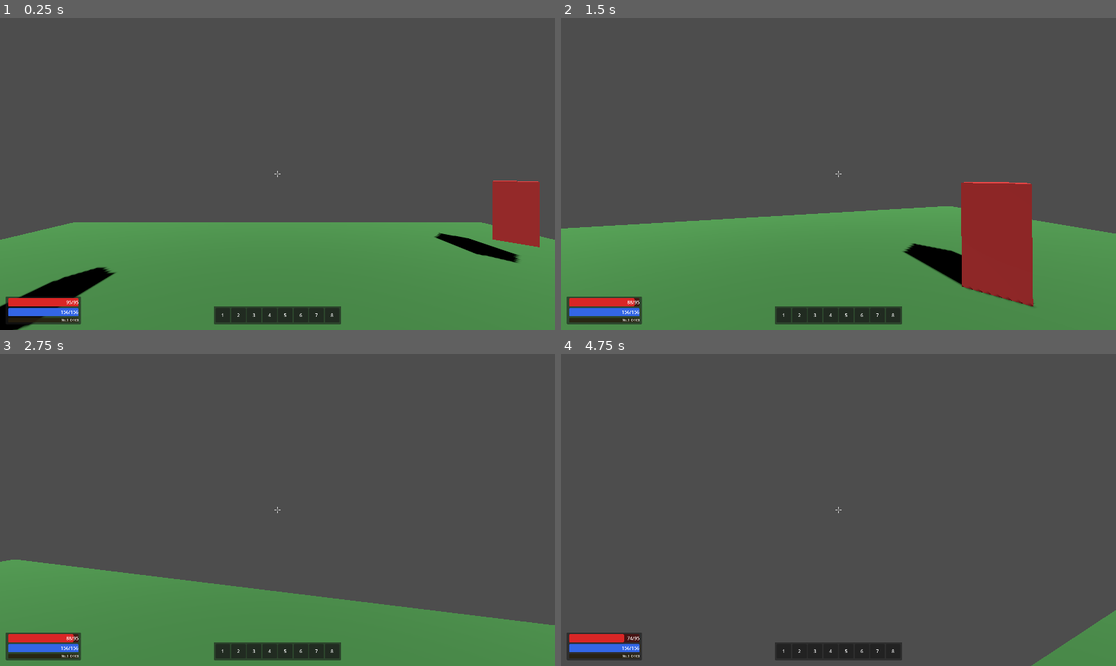
Above: before the commit, frames 1-4 (two rows, left to right).
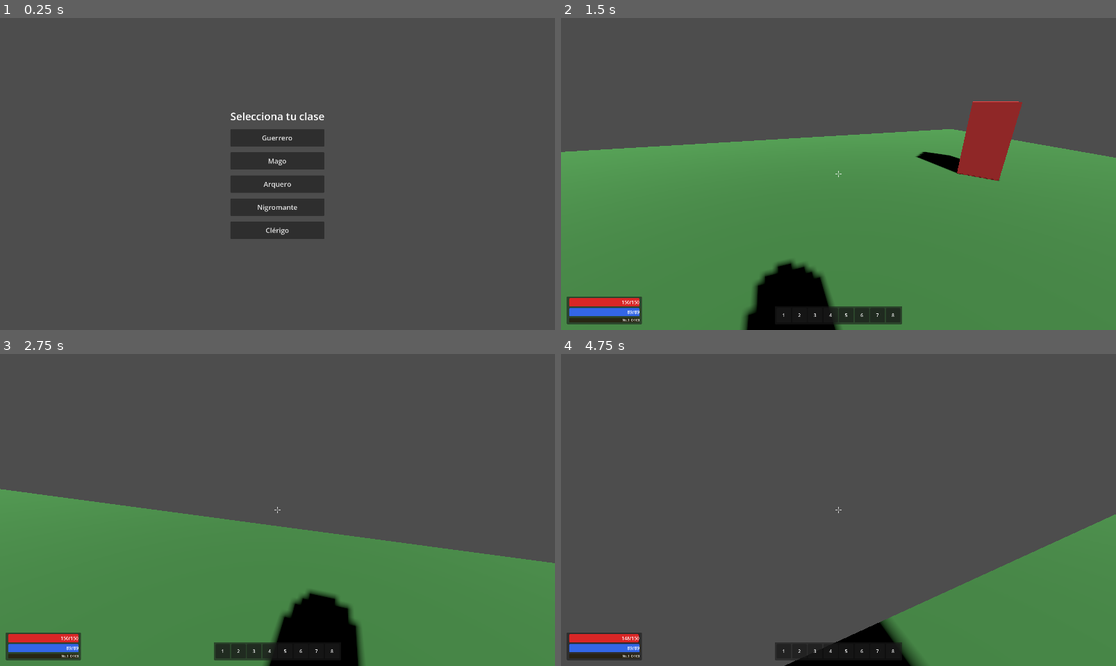
Above: after the commit, the same moments.

Repository: Jouyancito/another-game-of-dungeon
Game: Godot game, scene res://scenes/ui/class_selector.tscn
The game is run twice, just before and just after one commit, with the same random seed, the same clock (stepped at 60 frames per second) and the same inputs. Before the commit the project starts from res://scenes/main/main.tscn.
Inputs (mouse positions are in pixels of both pictures, inside the frame that each line leads up to):
- Up to frame 1 (0.25 s): no input
- Up to frame 2 (1.5 s): click (838, 136) at 0.5 s, where only the run after the commit has a clickable "Guerrero"; tap Enter at 1.25 s; move the mouse to (866, 174) at 1.27 s; hold W (move_forward) from 1.28 s (still down); tap R at 1.35 s; click (866, 174) at 1.42 s
- Up to frame 3 (2.75 s): keep holding W (move_forward); tap Space (jump) at 1.52, 2.27 s; move the mouse to (249, 510) at 2.02 s; tap Ctrl at 2.1 s; click (249, 510) at 2.17 s
- Up to frame 4 (4.75 s): keep holding W (move_forward); move the mouse to (849, 503) at 2.77 s; hold Shift 2.78-3.53 s; click (849, 503) at 2.92 s; tap Space (jump) at 3.5, 3.77, 4.52 s; move the mouse to (832, 516) at 3.52 s; tap R at 3.6 s; click (832, 516) at 3.67 s; move the mouse to (877, 513) at 4.27 s; hold Ctrl from 4.28 s (still down); click (877, 513) at 4.42 s

The runs differ from the first frame. In frame 1, 39% of the frame differs, in the area x 0-100%, y 30-100%; in frame 2, 32%; in frame 3, 24%; in frame 4, 13%.

Commit message:
feat: add archer, necromancer, cleric classes and class selector

Diff:
--- a/game/project.godot
+++ b/game/project.godot
@@ -15,7 +15,7 @@
 [application]
 
 config/name="Another Game of Dungeon"
-run/main_scene="res://scenes/main/main.tscn"
+run/main_scene="res://scenes/ui/class_selector.tscn"
 config/features=PackedStringArray("4.6")
 
 [display]
@@ -52,6 +52,10 @@
 ]
 }
 
+[autoload]
+
+GameManager="*res://scripts/game_manager.gd"
+
 [layer_names]
 
 3d_physics/layer_1="World"
--- /dev/null
+++ b/game/scenes/main/main.gd
@@ -0,0 +1,11 @@
+extends Node3D
+
+func _ready() -> void:
+	var class_path = GameManager.selected_class_scene
+	var scene: PackedScene = load(class_path)
+	if scene == null:
+		push_error("main.gd: no se pudo cargar la escena de clase: " + class_path)
+		return
+	var player = scene.instantiate()
+	player.position = Vector3(0, 2, 0)
+	add_child(player)
--- a/game/scenes/main/main.tscn
+++ b/game/scenes/main/main.tscn
@@ -1,6 +1,6 @@
 [gd_scene format=3 uid="uid://main001"]
 
-[ext_resource type="PackedScene" path="res://scenes/player/mage.tscn" id="1_mage"]
+[ext_resource type="Script" path="res://scenes/main/main.gd" id="1_main"]
 [ext_resource type="PackedScene" uid="uid://enemy001" path="res://scenes/enemy/enemy_basic.tscn" id="2_enemy"]
 [ext_resource type="PackedScene" uid="uid://hud001" path="res://scenes/hud/hud.tscn" id="3_hud"]
 
@@ -26,9 +26,7 @@
 size = Vector3(0.2, 4, 20)
 
 [node name="Main" type="Node3D" unique_id=1319146064]
-
-[node name="Mage" parent="." unique_id=1680341458 instance=ExtResource("1_mage")]
-transform = Transform3D(1, 0, 0, 0, 1, 0, 0, 0, 1, 0, 2, 0)
+script = ExtResource("1_main")
 
 [node name="Floor" type="StaticBody3D" parent="." unique_id=1504019187]
 
--- /dev/null
+++ b/game/scenes/player/archer.gd
@@ -0,0 +1,91 @@
+extends BasePlayer
+
+# Combate — click: flecha rápida, mantener: flecha cargada (2.5x daño, 1s de carga)
+@export var base_arrow_damage := 20.0
+@export var charge_time := 1.0
+
+# Estado de carga
+var is_charging := false
+
+# Referencia al proyectil
+var arrow_scene: PackedScene = preload("res://scenes/projectile/arrow_projectile.tscn")
+
+func _on_class_ready() -> void:
+	speed = 5.5
+	sprint_speed = 9.0
+	crouch_speed = 2.5
+	str_stat = 5
+	int_stat = 3
+	dex_stat = 12
+	def_stat = 5
+	vit_stat = 7
+	res_fire = 0.0
+	res_ice = 0.0
+	res_lightning = 0.0
+	base_health = 85.0
+	base_mana = 70.0
+	attack_range = 20.0
+	heavy_cooldown = 0.7
+	recalculate_stats()
+	health = max_health
+	mana = max_mana
+
+func _on_attack_pressed() -> void:
+	is_holding_attack = false
+	is_charging = false
+	_attack_arrow()
+
+func _on_attack_released() -> void:
+	is_holding_attack = false
+	is_charging = false
+
+func _attack_arrow() -> void:
+	if not can_attack:
+		return
+	can_attack = false
+
+	_fire_arrow(base_arrow_damage)
+
+	await get_tree().create_timer(heavy_cooldown).timeout
+	if not is_instance_valid(self) or is_dead:
+		return
+	can_attack = true
+
+	# Si sigue manteniendo, iniciar bucle de flecha cargada
+	if Input.is_mouse_button_pressed(MOUSE_BUTTON_LEFT) and Input.mouse_mode == Input.MOUSE_MODE_CAPTURED:
+		is_holding_attack = true
+		_charge_loop()
+
+func _charge_loop() -> void:
+	while is_holding_attack and not is_dead:
+		is_charging = true
+
+		# Esperar el tiempo de carga o soltar el botón
+		var timer = get_tree().create_timer(charge_time)
+		await timer.timeout
+		if not is_instance_valid(self) or is_dead:
+			is_charging = false
+			return
+
+		# Solo dispara si aún mantiene y sigue cargando
+		if is_charging and is_holding_attack:
+			_fire_arrow(base_arrow_damage * 2.5)
+			is_charging = false
+
+			# Cooldown antes de poder volver a cargar
+			can_attack = false
+			await get_tree().create_timer(heavy_cooldown).timeout
+			if not is_instance_valid(self) or is_dead:
+				return
+			can_attack = true
+
+		if not Input.is_mouse_button_pressed(MOUSE_BUTTON_LEFT):
+			is_holding_attack = false
+
+func _fire_arrow(dmg: float) -> void:
+	var arrow = arrow_scene.instantiate()
+	arrow.damage = get_dex_damage(dmg)
+	var spawn_pos = camera.global_position + (-camera.global_basis.z) * 0.8
+	arrow.global_position = spawn_pos
+	arrow.direction = -camera.global_basis.z
+	get_tree().current_scene.add_child(arrow)
--- /dev/null
+++ b/game/scenes/player/archer.tscn
@@ -0,0 +1,29 @@
+[gd_scene format=3 uid="uid://archer001"]
+
+[ext_resource type="Script" path="res://scenes/player/archer.gd" id="1_archer"]
+
+[sub_resource type="CapsuleShape3D" id="CapsuleShape3D_001"]
+radius = 0.35
+height = 1.8
+
+[sub_resource type="CapsuleMesh" id="CapsuleMesh_001"]
+radius = 0.35
+height = 1.8
+
+[sub_resource type="StandardMaterial3D" id="StandardMaterial3D_001"]
+albedo_color = Color(0.2, 0.6, 0.3, 1)
+
+[node name="Archer" type="CharacterBody3D" groups=["player"]]
+script = ExtResource("1_archer")
+
+[node name="CollisionShape3D" type="CollisionShape3D" parent="."]
+shape = SubResource("CapsuleShape3D_001")
+
+[node name="MeshInstance3D" type="MeshInstance3D" parent="."]
+mesh = SubResource("CapsuleMesh_001")
+material_override = SubResource("StandardMaterial3D_001")
+
+[node name="Head" type="Node3D" parent="."]
+transform = Transform3D(1, 0, 0, 0, 1, 0, 0, 0, 1, 0, 0.8, 0)
+
+[node name="Camera3D" type="Camera3D" parent="Head"]
--- a/game/scenes/player/base_player.gd
+++ b/game/scenes/player/base_player.gd
@@ -86,6 +86,9 @@
 
 func get_magic_damage(base_dmg: float) -> float:
 	return base_dmg + (int_stat * 2)
+
+func get_dex_damage(base_dmg: float) -> float:
+	return base_dmg + (dex_stat * 2)
 
 func apply_physical_defense(raw_damage: float) -> float:
 	return maxf(raw_damage - def_stat, 1.0)
--- /dev/null
+++ b/game/scenes/player/cleric.gd
@@ -0,0 +1,129 @@
+extends BasePlayer
+
+# Combate — click: maza (melee físico), mantener: Smite Divino (mágico, raycast)
+@export var base_heavy_damage := 25.0
+@export var base_smite_damage := 40.0
+@export var smite_mana_cost := 15.0
+@export var smite_cooldown := 1.2
+@export var smite_range := 12.0
+
+# Estado del smite
+var smite_ready := true
+
+func _on_class_ready() -> void:
+	speed = 4.5
+	sprint_speed = 7.0
+	crouch_speed = 2.0
+	str_stat = 8
+	int_stat = 6
+	dex_stat = 4
+	def_stat = 8
+	vit_stat = 9
+	res_fire = 0.0
+	res_ice = 0.0
+	res_lightning = 0.0
+	base_health = 95.0
+	base_mana = 100.0
+	attack_range = 3.0
+	heavy_cooldown = 0.5
+	recalculate_stats()
+	health = max_health
+	mana = max_mana
+
+func _on_attack_pressed() -> void:
+	is_holding_attack = false
+	_attack_mace()
+
+func _on_attack_released() -> void:
+	is_holding_attack = false
+
+func _attack_mace() -> void:
+	if not can_attack:
+		return
+	can_attack = false
+
+	_do_mace_hit()
+
+	await get_tree().create_timer(heavy_cooldown).timeout
+	if not is_instance_valid(self) or is_dead:
+		return
+	can_attack = true
+
+	# Si sigue manteniendo, usar Smite Divino (repetible mientras mantenga)
+	if Input.is_mouse_button_pressed(MOUSE_BUTTON_LEFT) and Input.mouse_mode == Input.MOUSE_MODE_CAPTURED:
+		is_holding_attack = true
+		_smite_loop()
+
+func _smite_loop() -> void:
+	while is_holding_attack and not is_dead:
+		if not smite_ready:
+			await get_tree().process_frame
+			if not is_instance_valid(self) or is_dead:
+				return
+			continue
+
+		if mana < smite_mana_cost:
+			# Sin maná, salir del loop
+			is_holding_attack = false
+			return
+
+		_do_smite()
+
+		smite_ready = false
+		await get_tree().create_timer(smite_cooldown).timeout
+		if not is_instance_valid(self) or is_dead:
+			return
+		smite_ready = true
+
+		if not Input.is_mouse_button_pressed(MOUSE_BUTTON_LEFT):
+			is_holding_attack = false
+
+func _do_mace_hit() -> void:
+	var space_state = get_world_3d().direct_space_state
+	var from = camera.global_position
+	var to = from + (-camera.global_basis.z) * attack_range
+	var query = PhysicsRayQueryParameters3D.create(from, to)
+	query.exclude = [get_rid()]
+	var result = space_state.intersect_ray(query)
+	if result and result.collider.is_in_group("enemies") and result.collider.has_method("take_damage"):
+		result.collider.take_damage(get_physical_damage(base_heavy_damage))
+
+func _do_smite() -> void:
+	use_mana(smite_mana_cost)
+
+	var space_state = get_world_3d().direct_space_state
+	var from = camera.global_position
+	var to = from + (-camera.global_basis.z) * smite_range
+	var query = PhysicsRayQueryParameters3D.create(from, to)
+	query.exclude = [get_rid()]
+	var result = space_state.intersect_ray(query)
+
+	if result and result.collider.is_in_group("enemies") and result.collider.has_method("take_damage"):
+		result.collider.take_damage(get_magic_damage(base_smite_damage))
+		_spawn_light_pillar(result.position)
+
+func _spawn_light_pillar(pos: Vector3) -> void:
+	# Efecto visual: pilar de luz dorada temporal
+	var pillar = MeshInstance3D.new()
+	var mesh = CylinderMesh.new()
+	mesh.top_radius = 0.3
+	mesh.bottom_radius = 0.3
+	mesh.height = 4.0
+	pillar.mesh = mesh
+
+	var mat = StandardMaterial3D.new()
+	mat.albedo_color = Color(1.0, 0.9, 0.3, 0.6)
+	mat.emission_enabled = true
+	mat.emission = Color(1.0, 0.8, 0.2)
+	mat.emission_energy_multiplier = 4.0
+	mat.transparency = BaseMaterial3D.TRANSPARENCY_ALPHA
+	mat.shading_mode = BaseMaterial3D.SHADING_MODE_UNSHADED
+	pillar.material_override = mat
+
+	pillar.global_position = pos + Vector3(0, 2.0, 0)
+	get_tree().current_scene.add_child(pillar)
+
+	# Desaparecer tras 0.4 segundos
+	await get_tree().create_timer(0.4).timeout
+	if is_instance_valid(pillar):
+		pillar.queue_free()
--- /dev/null
+++ b/game/scenes/player/cleric.tscn
@@ -0,0 +1,29 @@
+[gd_scene format=3 uid="uid://cleric001"]
+
+[ext_resource type="Script" path="res://scenes/player/cleric.gd" id="1_cleric"]
+
+[sub_resource type="CapsuleShape3D" id="CapsuleShape3D_001"]
+radius = 0.35
+height = 1.8
+
+[sub_resource type="CapsuleMesh" id="CapsuleMesh_001"]
+radius = 0.35
+height = 1.8
+
+[sub_resource type="StandardMaterial3D" id="StandardMaterial3D_001"]
+albedo_color = Color(0.8, 0.7, 0.2, 1)
+
+[node name="Cleric" type="CharacterBody3D" groups=["player"]]
+script = ExtResource("1_cleric")
+
+[node name="CollisionShape3D" type="CollisionShape3D" parent="."]
+shape = SubResource("CapsuleShape3D_001")
+
+[node name="MeshInstance3D" type="MeshInstance3D" parent="."]
+mesh = SubResource("CapsuleMesh_001")
+material_override = SubResource("StandardMaterial3D_001")
+
+[node name="Head" type="Node3D" parent="."]
+transform = Transform3D(1, 0, 0, 0, 1, 0, 0, 0, 1, 0, 0.8, 0)
+
+[node name="Camera3D" type="Camera3D" parent="Head"]
--- /dev/null
+++ b/game/scenes/player/necromancer.gd
@@ -0,0 +1,129 @@
+extends BasePlayer
+
+# Combate — click: orbe oscuro, mantener: drenar vida (daño + cura al necro)
+@export var base_orb_damage := 22.0
+@export var base_drain_damage := 6.0
+@export var drain_mana_cost := 2.5
+@export var drain_tick := 0.15
+@export var drain_range := 12.0
+@export var heavy_cooldown_orb := 0.9
+
+# Estado del drenaje
+var is_draining := false
+var drain_line: MeshInstance3D = null
+
+# Referencia al proyectil
+var orb_scene: PackedScene = preload("res://scenes/projectile/necro_projectile.tscn")
+
+func _on_class_ready() -> void:
+	speed = 4.5
+	sprint_speed = 7.0
+	crouch_speed = 2.0
+	str_stat = 3
+	int_stat = 10
+	dex_stat = 4
+	def_stat = 4
+	vit_stat = 6
+	res_fire = 0.0
+	res_ice = 0.0
+	res_lightning = 0.0
+	base_health = 80.0
+	base_mana = 110.0
+	attack_range = 15.0
+	heavy_cooldown = heavy_cooldown_orb
+	recalculate_stats()
+	health = max_health
+	mana = max_mana
+
+func _on_attack_pressed() -> void:
+	is_holding_attack = false
+	_stop_drain()
+	_attack_orb()
+
+func _on_attack_released() -> void:
+	is_holding_attack = false
+	_stop_drain()
+
+func _attack_orb() -> void:
+	if not can_attack:
+		return
+	can_attack = false
+
+	var orb = orb_scene.instantiate()
+	orb.damage = get_magic_damage(base_orb_damage)
+	var spawn_pos = camera.global_position + (-camera.global_basis.z) * 0.8
+	orb.global_position = spawn_pos
+	orb.direction = -camera.global_basis.z
+	get_tree().current_scene.add_child(orb)
+
+	await get_tree().create_timer(heavy_cooldown).timeout
+	if not is_instance_valid(self) or is_dead:
+		return
+	can_attack = true
+
+	# Si sigue manteniendo, activar drenaje canalizado
+	if Input.is_mouse_button_pressed(MOUSE_BUTTON_LEFT) and Input.mouse_mode == Input.MOUSE_MODE_CAPTURED:
+		is_holding_attack = true
+		is_draining = true
+		_start_drain()
+		_channel_drain()
+
+func _start_drain() -> void:
+	if drain_line != null:
+		return
+	drain_line = MeshInstance3D.new()
+	var mesh = ImmediateMesh.new()
+	drain_line.mesh = mesh
+	var mat = StandardMaterial3D.new()
+	mat.albedo_color = Color(0.5, 0.0, 0.6, 0.8)
+	mat.emission_enabled = true
+	mat.emission = Color(0.4, 0.0, 0.5)
+	mat.emission_energy_multiplier = 3.0
+	mat.transparency = BaseMaterial3D.TRANSPARENCY_ALPHA
+	mat.shading_mode = BaseMaterial3D.SHADING_MODE_UNSHADED
+	drain_line.material_override = mat
+	add_child(drain_line)
+
+func _stop_drain() -> void:
+	is_draining = false
+	if is_instance_valid(drain_line):
+		drain_line.queue_free()
+	drain_line = null
+
+func _channel_drain() -> void:
+	while is_draining and is_holding_attack and not is_dead:
+		if not use_mana(drain_mana_cost):
+			_stop_drain()
+			return
+
+		var space_state = get_world_3d().direct_space_state
+		var from = camera.global_position
+		var to = from + (-camera.global_basis.z) * drain_range
+		var query = PhysicsRayQueryParameters3D.create(from, to)
+		query.exclude = [get_rid()]
+		var result = space_state.intersect_ray(query)
+
+		var end_point = to
+		if result:
+			end_point = result.position
+			if result.collider.is_in_group("enemies") and result.collider.has_method("take_damage"):
+				var dmg = get_magic_damage(base_drain_damage)
+				result.collider.take_damage(dmg)
+				# Curar al necromante un 50% del daño aplicado
+				heal(dmg * 0.5)
+
+		# Dibujar el rayo visual
+		if is_instance_valid(drain_line) and drain_line.mesh is ImmediateMesh:
+			var im: ImmediateMesh = drain_line.mesh
+			im.clear_surfaces()
+			im.surface_begin(Mesh.PRIMITIVE_LINES)
+			im.surface_add_vertex(drain_line.to_local(from))
+			im.surface_add_vertex(drain_line.to_local(end_point))
+			im.surface_end()
+
+		await get_tree().create_timer(drain_tick).timeout
+		if not is_instance_valid(self) or is_dead:
+			_stop_drain()
+			return
+
+	_stop_drain()
--- /dev/null
+++ b/game/scenes/player/necromancer.tscn
@@ -0,0 +1,29 @@
+[gd_scene format=3 uid="uid://necro001"]
+
+[ext_resource type="Script" path="res://scenes/player/necromancer.gd" id="1_necro"]
+
+[sub_resource type="CapsuleShape3D" id="CapsuleShape3D_001"]
+radius = 0.35
+height = 1.8
+
+[sub_resource type="CapsuleMesh" id="CapsuleMesh_001"]
+radius = 0.35
+height = 1.8
+
+[sub_resource type="StandardMaterial3D" id="StandardMaterial3D_001"]
+albedo_color = Color(0.4, 0.1, 0.5, 1)
+
+[node name="Necromancer" type="CharacterBody3D" groups=["player"]]
+script = ExtResource("1_necro")
+
+[node name="CollisionShape3D" type="CollisionShape3D" parent="."]
+shape = SubResource("CapsuleShape3D_001")
+
+[node name="MeshInstance3D" type="MeshInstance3D" parent="."]
+mesh = SubResource("CapsuleMesh_001")
+material_override = SubResource("StandardMaterial3D_001")
+
+[node name="Head" type="Node3D" parent="."]
+transform = Transform3D(1, 0, 0, 0, 1, 0, 0, 0, 1, 0, 0.8, 0)
+
+[node name="Camera3D" type="Camera3D" parent="Head"]
--- /dev/null
+++ b/game/scenes/projectile/arrow_projectile.gd
@@ -0,0 +1,26 @@
+extends Area3D
+
+@export var speed := 30.0
+@export var damage := 20.0
+@export var max_range := 25.0
+
+var direction := Vector3.FORWARD
+var distance_traveled := 0.0
+
+func _ready() -> void:
+	body_entered.connect(_on_body_entered)
+
+func _physics_process(delta: float) -> void:
+	var movement = direction * speed * delta
+	global_position += movement
+	distance_traveled += movement.length()
+
+	if distance_traveled >= max_range:
+		queue_free()
+
+func _on_body_entered(body: Node3D) -> void:
+	if not is_instance_valid(self):
+		return
+	if body.is_in_group("enemies") and body.has_method("take_damage"):
+		body.take_damage(damage)
+	queue_free()
--- /dev/null
+++ b/game/scenes/projectile/arrow_projectile.tscn
@@ -0,0 +1,29 @@
+[gd_scene load_steps=4 format=3 uid="uid://arrowproj001"]
+
+[ext_resource type="Script" path="res://scenes/projectile/arrow_projectile.gd" id="1_proj"]
+
+[sub_resource type="CylinderShape3D" id="CylinderShape3D_001"]
+radius = 0.03
+height = 0.4
+
+[sub_resource type="CylinderMesh" id="CylinderMesh_001"]
+top_radius = 0.03
+bottom_radius = 0.03
+height = 0.4
+
+[sub_resource type="StandardMaterial3D" id="StandardMaterial3D_001"]
+albedo_color = Color(0.6, 0.4, 0.2, 1)
+
+[node name="ArrowProjectile" type="Area3D"]
+collision_layer = 0
+collision_mask = 5
+script = ExtResource("1_proj")
+
+[node name="CollisionShape3D" type="CollisionShape3D" parent="."]
+transform = Transform3D(1, 0, 0, 0, 0, 1, 0, -1, 0, 0, 0, 0)
+shape = SubResource("CylinderShape3D_001")
+
+[node name="MeshInstance3D" type="MeshInstance3D" parent="."]
+transform = Transform3D(1, 0, 0, 0, 0, 1, 0, -1, 0, 0, 0, 0)
+mesh = SubResource("CylinderMesh_001")
+material_override = SubResource("StandardMaterial3D_001")
--- /dev/null
+++ b/game/scenes/projectile/necro_projectile.gd
@@ -0,0 +1,26 @@
+extends Area3D
+
+@export var speed := 18.0
+@export var damage := 20.0
+@export var max_range := 15.0
+
+var direction := Vector3.FORWARD
+var distance_traveled := 0.0
+
+func _ready() -> void:
+	body_entered.connect(_on_body_entered)
+
+func _physics_process(delta: float) -> void:
+	var movement = direction * speed * delta
+	global_position += movement
+	distance_traveled += movement.length()
+
+	if distance_traveled >= max_range:
+		queue_free()
+
+func _on_body_entered(body: Node3D) -> void:
+	if not is_instance_valid(self):
+		return
+	if body.is_in_group("enemies") and body.has_method("take_damage"):
+		body.take_damage(damage)
+	queue_free()
--- /dev/null
+++ b/game/scenes/projectile/necro_projectile.tscn
@@ -0,0 +1,28 @@
+[gd_scene load_steps=4 format=3 uid="uid://necroproj001"]
+
+[ext_resource type="Script" path="res://scenes/projectile/necro_projectile.gd" id="1_proj"]
+
+[sub_resource type="SphereShape3D" id="SphereShape3D_001"]
+radius = 0.12
+
+[sub_resource type="SphereMesh" id="SphereMesh_001"]
+radius = 0.12
+height = 0.24
+
+[sub_resource type="StandardMaterial3D" id="StandardMaterial3D_001"]
+albedo_color = Color(0.3, 0.0, 0.3, 1)
+emission_enabled = true
+emission = Color(0.2, 0.8, 0.2)
+emission_energy_multiplier = 2.0
+
+[node name="NecroProjectile" type="Area3D"]
+collision_layer = 0
+collision_mask = 5
+script = ExtResource("1_proj")
+
+[node name="CollisionShape3D" type="CollisionShape3D" parent="."]
+shape = SubResource("SphereShape3D_001")
+
+[node name="MeshInstance3D" type="MeshInstance3D" parent="."]
+mesh = SubResource("SphereMesh_001")
+material_override = SubResource("StandardMaterial3D_001")
--- /dev/null
+++ b/game/scenes/ui/class_selector.gd
@@ -0,0 +1,28 @@
+extends Control
+
+func _ready() -> void:
+	$CenterContainer/VBoxContainer/BtnGuerrero.pressed.connect(_select_warrior)
+	$CenterContainer/VBoxContainer/BtnMago.pressed.connect(_select_mage)
+	$CenterContainer/VBoxContainer/BtnArquero.pressed.connect(_select_archer)
+	$CenterContainer/VBoxContainer/BtnNigromante.pressed.connect(_select_necromancer)
+	$CenterContainer/VBoxContainer/BtnClerigo.pressed.connect(_select_cleric)
+
+func _select_warrior() -> void:
+	GameManager.selected_class_scene = "res://scenes/player/player.tscn"
+	get_tree().change_scene_to_file("res://scenes/main/main.tscn")
+
+func _select_mage() -> void:
+	GameManager.selected_class_scene = "res://scenes/player/mage.tscn"
+	get_tree().change_scene_to_file("res://scenes/main/main.tscn")
+
+func _select_archer() -> void:
+	GameManager.selected_class_scene = "res://scenes/player/archer.tscn"
+	get_tree().change_scene_to_file("res://scenes/main/main.tscn")
+
+func _select_necromancer() -> void:
+	GameManager.selected_class_scene = "res://scenes/player/necromancer.tscn"
+	get_tree().change_scene_to_file("res://scenes/main/main.tscn")
+
+func _select_cleric() -> void:
+	GameManager.selected_class_scene = "res://scenes/player/cleric.tscn"
+	get_tree().change_scene_to_file("res://scenes/main/main.tscn")
--- /dev/null
+++ b/game/scenes/ui/class_selector.tscn
@@ -0,0 +1,47 @@
+[gd_scene format=3 uid="uid://selector001"]
+
+[ext_resource type="Script" path="res://scenes/ui/class_selector.gd" id="1_selector"]
+
+[node name="ClassSelector" type="Control"]
+anchor_right = 1.0
+anchor_bottom = 1.0
+script = ExtResource("1_selector")
+
+[node name="CenterContainer" type="CenterContainer" parent="."]
+anchor_right = 1.0
+anchor_bottom = 1.0
+
+[node name="VBoxContainer" type="VBoxContainer" parent="CenterContainer"]
+size_flags_horizontal = 4
+size_flags_vertical = 4
+theme_override_constants/separation = 20
+
+[node name="Title" type="Label" parent="CenterContainer/VBoxContainer"]
+text = "Selecciona tu clase"
+horizontal_alignment = 1
+theme_override_font_sizes/font_size = 36
+
+[node name="BtnGuerrero" type="Button" parent="CenterContainer/VBoxContainer"]
+custom_minimum_size = Vector2(300, 60)
+text = "Guerrero"
+theme_override_font_sizes/font_size = 24
+
+[node name="BtnMago" type="Button" parent="CenterContainer/VBoxContainer"]
+custom_minimum_size = Vector2(300, 60)
+text = "Mago"
+theme_override_font_sizes/font_size = 24
+
+[node name="BtnArquero" type="Button" parent="CenterContainer/VBoxContainer"]
+custom_minimum_size = Vector2(300, 60)
+text = "Arquero"
+theme_override_font_sizes/font_size = 24
+
+[node name="BtnNigromante" type="Button" parent="CenterContainer/VBoxContainer"]
+custom_minimum_size = Vector2(300, 60)
+text = "Nigromante"
+theme_override_font_sizes/font_size = 24
+
+[node name="BtnClerigo" type="Button" parent="CenterContainer/VBoxContainer"]
+custom_minimum_size = Vector2(300, 60)
+text = "Clérigo"
+theme_override_font_sizes/font_size = 24
--- /dev/null
+++ b/game/scripts/game_manager.gd
@@ -0,0 +1,4 @@
+extends Node
+
+# Escena de la clase seleccionada por el jugador en el selector
+var selected_class_scene: String = "res://scenes/player/mage.tscn"
